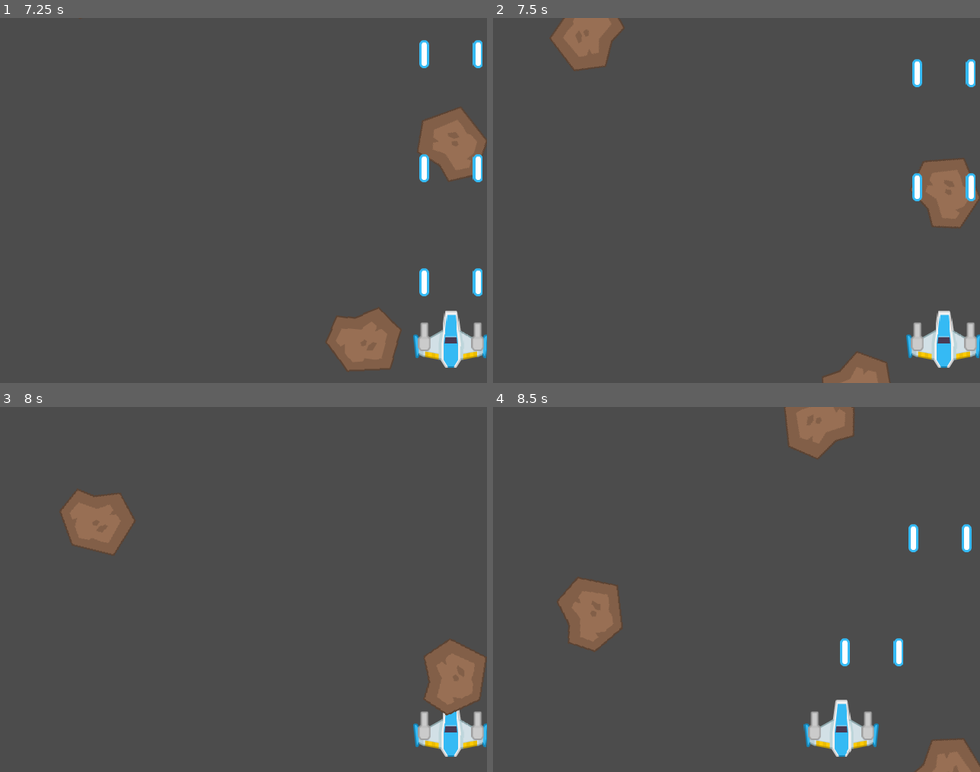
Above: before the commit, frames 1-4 (two rows, left to right).
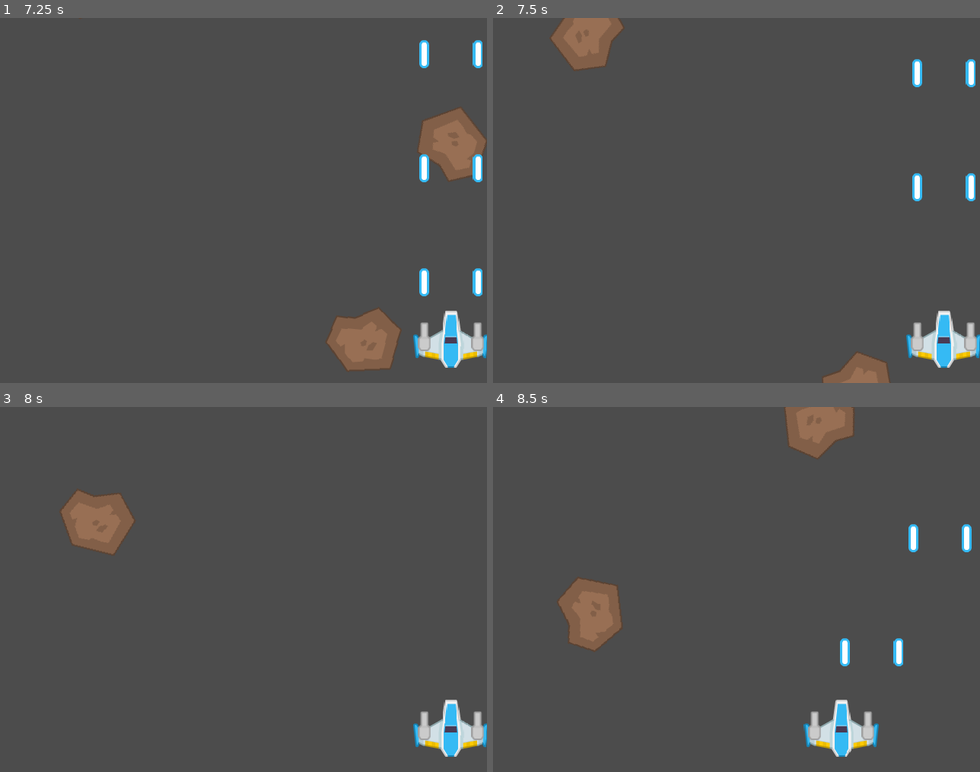
Above: after the commit, the same moments.

Repository: Azuos0/Godot_GameDev
Game: Godot game, scene res://Scenes/Main.tscn
The game is run twice, just before and just after one commit, with the same random seed, the same clock (stepped at 60 frames per second) and the same inputs.
Inputs:
- Up to frame 1 (7.25 s): tap Enter at 0.5 s; hold Space (Tiro) 0.53-1.28 s; hold Right (Direita) 0.53-2.03 s; tap Space (Tiro) every 1.5 s from 1.35 to 5.85 s; hold Space (Tiro) 2.03-2.78 s; hold Left (Esquerda) 2.03-4.28 s; hold Space (Tiro) 3.53-4.28 s; hold Right (Direita) from 4.28 s (still down); hold Space (Tiro) 5.03-5.78 s; hold Space (Tiro) from 6.53 s (still down)
- Up to frame 2 (7.5 s): keep holding Right (Direita); release Space (Tiro) at 7.28 s; tap Space (Tiro) at 7.35 s
- Up to frame 3 (8 s): keep holding Right (Direita)
- Up to frame 4 (8.5 s): release Right (Direita) at 8.03 s; hold Left (Esquerda) from 8.03 s (still down); hold Space (Tiro) from 8.03 s (still down)

Frame 1 is identical in both runs. In frame 2, 1.7% of the frame differs, in the area x 85-100%, y 38-58%; in frame 3, 1.9%, in the area x 87-100%, y 63-85%; in frame 4, 0.9%.

Commit message:
Step5: Adding some box colliders

Diff:
--- a/Space Shooter/Scenes/Meteoro.tscn
+++ b/Space Shooter/Scenes/Meteoro.tscn
@@ -3,10 +3,22 @@
 [ext_resource path="res://Scripts/Meteoro.gd" type="Script" id=1]
 [ext_resource path="res://images/PNG/Meteors/meteorBrown_big1.png" type="Texture" id=2]
 
-[node name="Meteoro" type="Node2D"]
+[node name="Meteoro" type="Area2D" index="0"]
 
+input_pickable = true
+gravity_vec = Vector2( 0, 1 )
+gravity = 98.0
+linear_damp = 0.1
+angular_damp = 1.0
+audio_bus_override = false
+audio_bus_name = "Master"
 script = ExtResource( 1 )
 
 [node name="Sprite" type="Sprite" parent="." index="0"]
 
 texture = ExtResource( 2 )
+
+[node name="Poly" type="CollisionPolygon2D" parent="." index="1"]
+
+build_mode = 0
+polygon = PoolVector2Array( 22.733, -40.8914, 49.2745, -1.15493, 33.6544, 32.1365, 9.98749, 29.2965, -22.0417, 41.1299, -49.9686, 9.88962, -33.244, -41.3886 )
--- a/Space Shooter/Scenes/Tiro.tscn
+++ b/Space Shooter/Scenes/Tiro.tscn
@@ -1,12 +1,35 @@
-[gd_scene load_steps=3 format=2]
+[gd_scene load_steps=4 format=2]
 
 [ext_resource path="res://Scripts/Tiro.gd" type="Script" id=1]
 [ext_resource path="res://images/PNG/Lasers/laserBlue04.png" type="Texture" id=2]
 
-[node name="Tiro" type="Node2D"]
+[sub_resource type="CapsuleShape2D" id=1]
 
+custom_solver_bias = 0.0
+radius = 10.0
+height = 20.0
+
+[node name="Tiro" type="Area2D" index="0"]
+
+position = Vector2( 0, -0.0944691 )
+input_pickable = true
+gravity_vec = Vector2( 0, 1 )
+gravity = 98.0
+linear_damp = 0.1
+angular_damp = 1.0
+audio_bus_override = false
+audio_bus_name = "Master"
 script = ExtResource( 1 )
 
 [node name="Sprite" type="Sprite" parent="." index="0"]
 
 texture = ExtResource( 2 )
+
+[node name="ShapeBox" type="CollisionShape2D" parent="." index="1"]
+
+position = Vector2( -0.0503923, -0.182659 )
+scale = Vector2( 0.64853, 0.95624 )
+shape = SubResource( 1 )
+_sections_unfolded = [ "Transform" ]
+
+[connection signal="area_entered" from="." to="." method="_on_Tiro_area_entered"]
--- /dev/null
+++ b/Space Shooter/Scripts/Game.gd
@@ -0,0 +1,13 @@
+extends Node
+
+const GRUPO_INIMIGO = "inimigos"
+
+func _ready():
+	# Called when the node is added to the scene for the first time.
+	# Initialization here
+	pass
+
+#func _process(delta):
+#	# Called every frame. Delta is time since last frame.
+#	# Update game logic here.
+#	pass
--- a/Space Shooter/Scripts/Meteoro.gd
+++ b/Space Shooter/Scripts/Meteoro.gd
@@ -1,10 +1,12 @@
-extends Node2D
+extends Area2D
 
 var vel = 250
 var rot = 0
+var vida = 4
 
 func _ready():
 	set_process(true)
+	add_to_group(Game.GRUPO_INIMIGO)
 	randomize()
 	rot = rand_range(-5, 5)
 	pass
@@ -13,3 +15,10 @@
 	position += Vector2(0, 1) * vel * delta
 	rotate(rot * delta)
 	pass
+
+func aplica_dano(valor):
+	vida -= valor
+	if vida <= 0:
+		queue_free()
+		pass
+	pass
--- a/Space Shooter/Scripts/Tiro.gd
+++ b/Space Shooter/Scripts/Tiro.gd
@@ -1,4 +1,4 @@
-extends Node2D
+extends Area2D
 
 var vel = 500
 
@@ -13,3 +13,19 @@
 		free()
 
 	pass
+
+
+func _on_Tiro_area_entered(area):
+	if area.is_in_group(Game.GRUPO_INIMIGO):
+		if area.has_method("aplica_dano"):
+			area.aplica_dano(1)
+			pass
+		else:
+			destroi_tiro()
+		pass
+
+	pass # replace with function body
+
+func destroi_tiro():
+	queue_free()
+	pass
--- a/Space Shooter/project.godot
+++ b/Space Shooter/project.godot
@@ -13,6 +13,10 @@
 config/name="Space Shooter"
 run/main_scene="res://Scenes/Main.tscn"
 config/icon="res://icon.png"
+
+[autoload]
+
+Game="*res://Scripts/Game.gd"
 
 [display]
 
